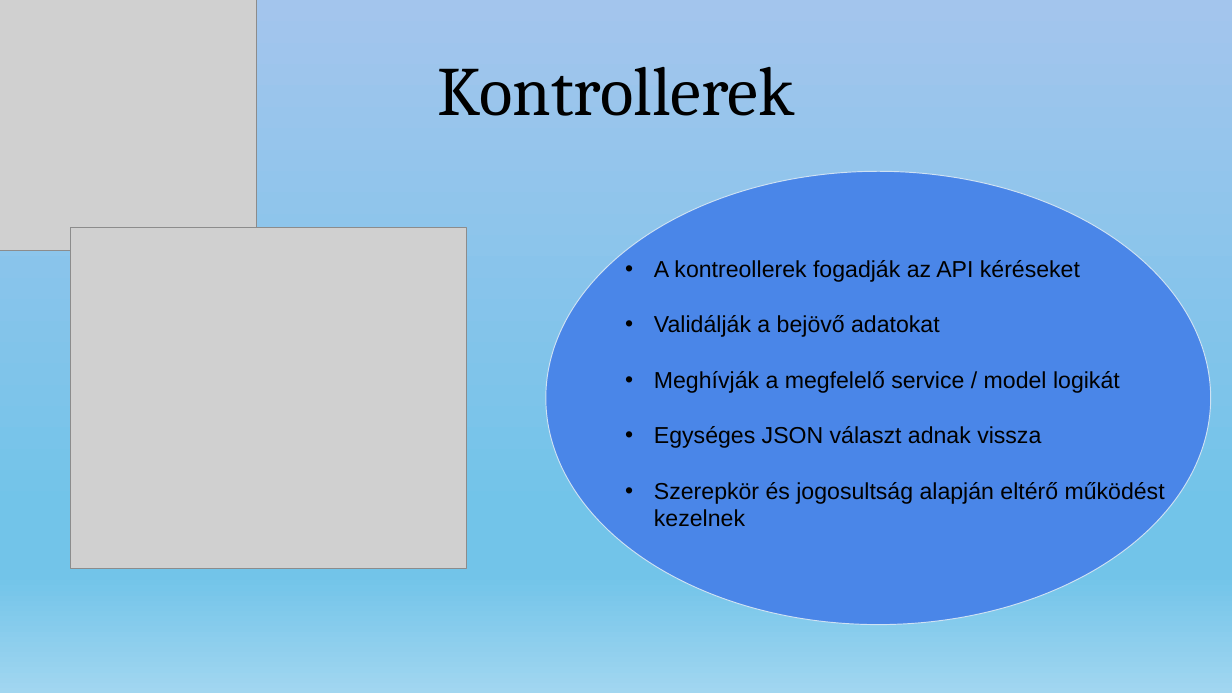
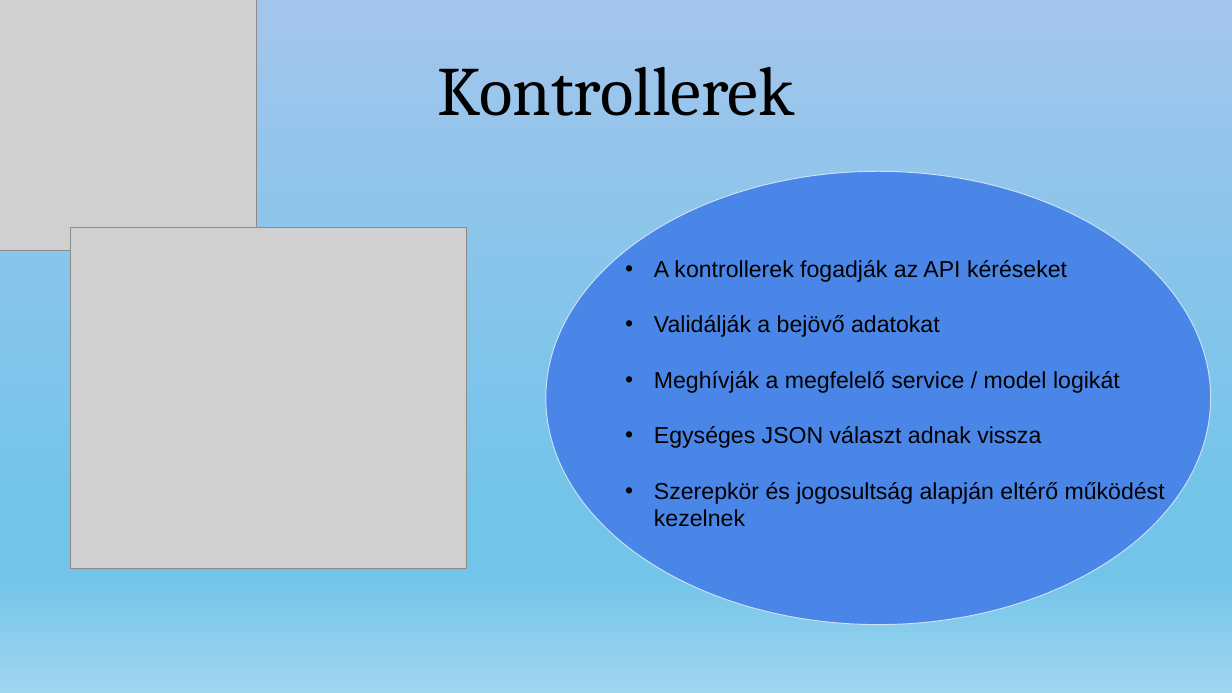
Before and after one commit to nagyls/13_S2_5_vizsgaremek, a slide deck: slide 7 of dokumentumok/Prezentáció_NagyLevedSamuel_TothTamas.pptx. Drawn at 1232x693 pixels with LibreOffice and Linux fonts; fonts in the diff are those of the drawing; grey boxes stand for pictures. Boxes give left, top, right and bottom in pixels: in the first picture for what was removed or moved away, otherwise in the second. Text is boxed around its words. In the diff, an @@ line names an element or a change of style, - is before the commit and + after.

```diff
--- a/dokumentumok/Prezentáció_NagyLevedSamuel_TothTamas.pptx
+++ b/dokumentumok/Prezentáció_NagyLevedSamuel_TothTamas.pptx
@@ text at bbox=[654, 260, 1067, 282]: text changed @@
-• A kontreollerek fogadják az API kéréseket
+• A kontrollerek fogadják az API kéréseket
```
Also in this commit, not shown: 1 slide added, 1 slide removed.
